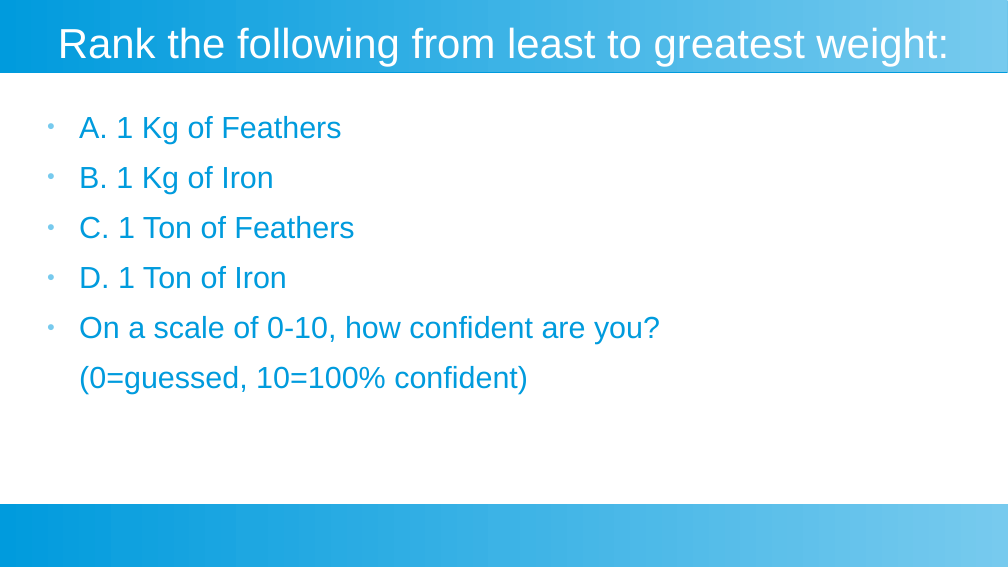
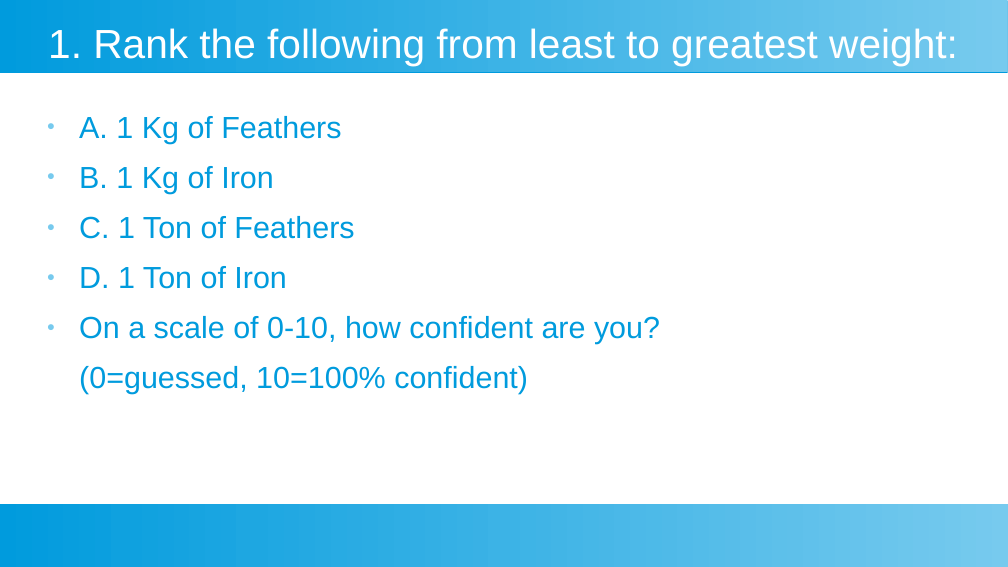
Before and after one commit to kb5vei/SCivault, a slide deck: slide 2 of Physics/General Physics/Unit X - Appendicies/Appendix 1 - Math Skills/Scientific Notation Ranking.odp. Drawn at 1008x567 pixels with LibreOffice and Linux fonts; fonts in the diff are those of the drawing. Boxes give left, top, right and bottom in pixels: in the first picture for what was removed or moved away, otherwise in the second. Text is boxed around its words. In the diff, an @@ line names an element or a change of style, - is before the commit and + after.

```diff
--- a/Physics/General Physics/Unit X - Appendicies/Appendix 1 - Math Skills/Scientific Notation Ranking.odp
+++ b/Physics/General Physics/Unit X - Appendicies/Appendix 1 - Math Skills/Scientific Notation Ranking.odp
@@ title at <box>48,28,958,65</box>: text changed; size 33 to 32 pt @@
-Rank the following from least to greatest weight:
+1. Rank the following from least to greatest weight:
```
Also in this commit, not shown: 5 other slides changed, 21 other files.
